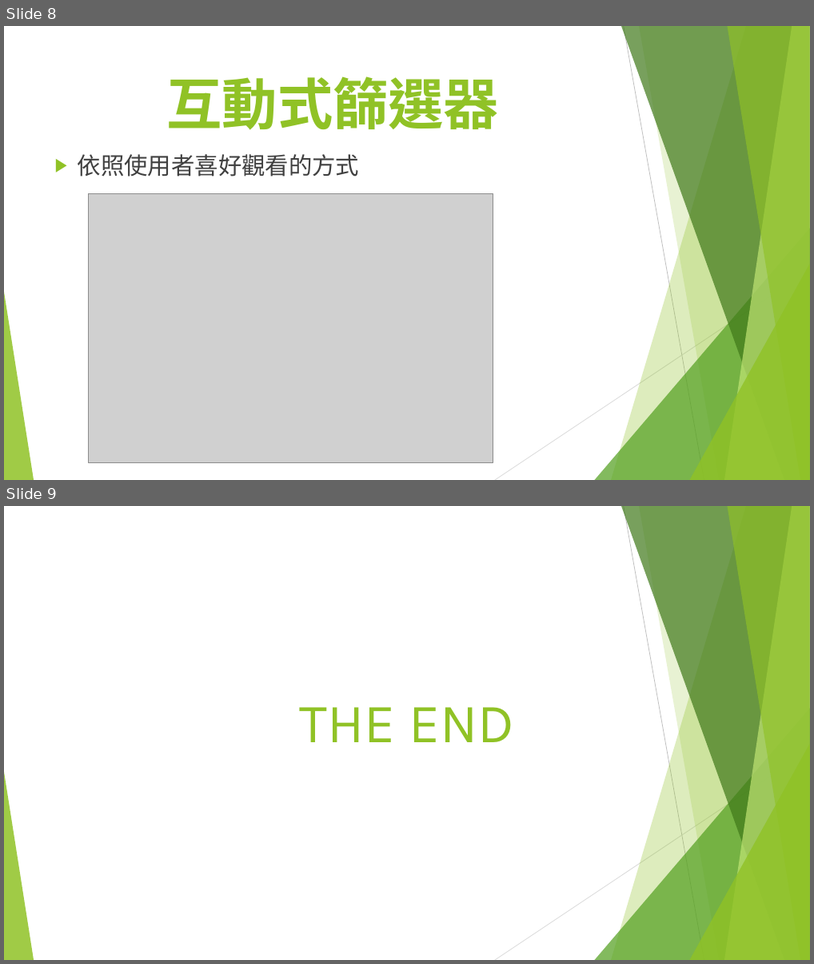
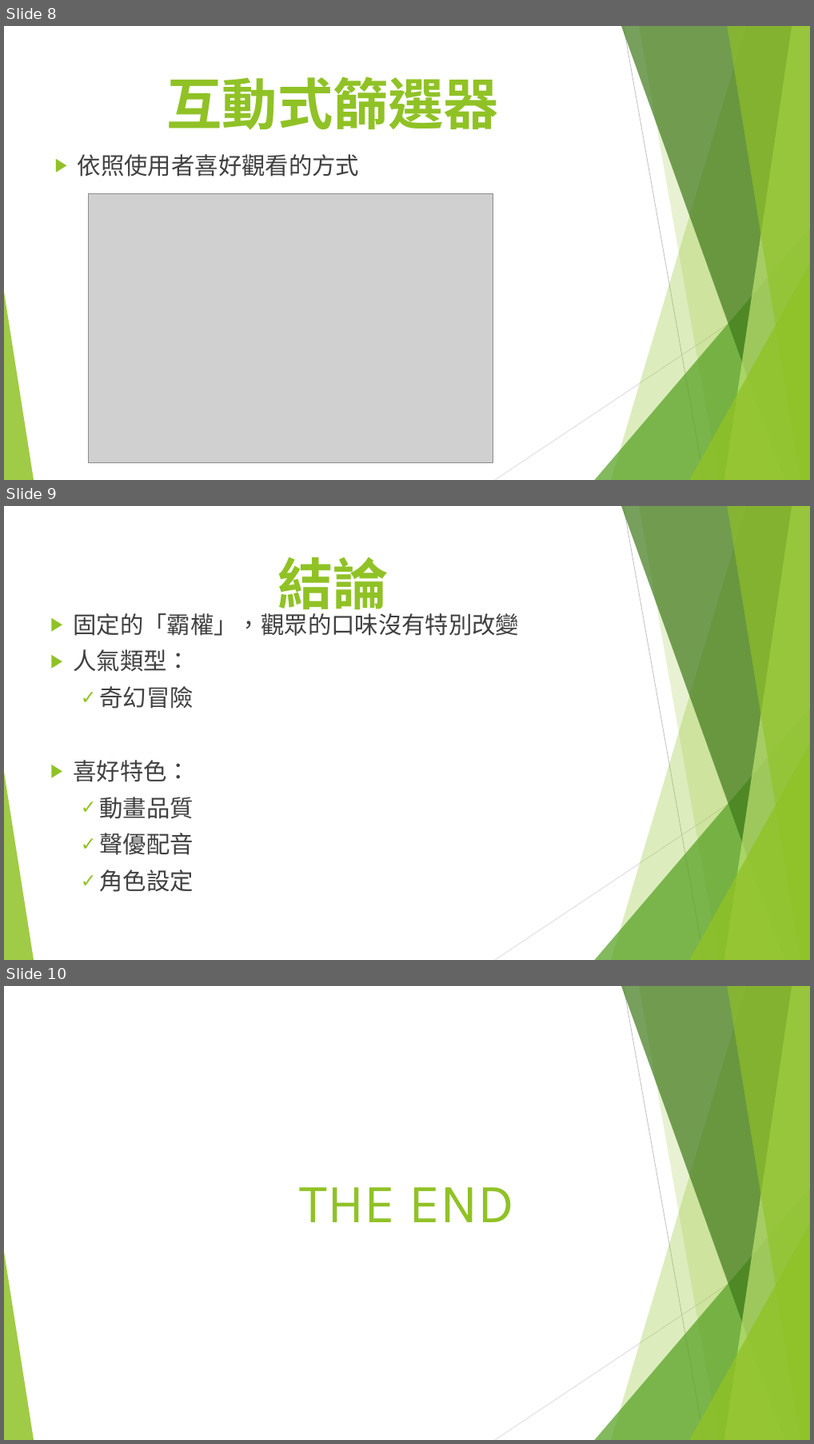
Before and after one commit to Lulu-Lee/106-Summer-Class, a slide deck: Week_5/Report of Animation.pptx. Shown one above the other, each under a label of ours: slides 8 and 9 before the commit, slides 8, 9 and 10 after it. The pictures are 814x964 and 814x1444 pixels, drawn with LibreOffice and Linux fonts; fonts in the diff are those of the drawing; grey boxes stand for pictures. Boxes give left, top, right and bottom in pixels: in the first picture for what was removed or moved away, otherwise in the second. Text is boxed around its words. In the diff, an @@ line names an element or a change of style, - is before the commit and + after.

```diff
--- a/Week_5/Report of Animation.pptx
+++ b/Week_5/Report of Animation.pptx
@@ slide 9 added at <box>4,506,810,960</box>, background #FFFFFF; not listed: 10 template elements that a slide beside it also shows @@
@@ title added at <box>278,557,389,618</box>, 66 pt, text #90C226, bold @@
+結論
@@ text added at <box>73,609,519,892</box>, 28 pt, text #404040 @@
+▶ 固定的「霸權」，觀眾的口味沒有特別改變
+▶ 人氣類型：
+  ✓ 奇幻冒險
+▶ 喜好特色：
+  ✓ 動畫品質
+  ✓ 聲優配音
+  ✓ 角色設定
@@ what was slide 9 is now slide 10 @@
```
Also in this commit, not shown: 3 slides changed, 2 other files.
